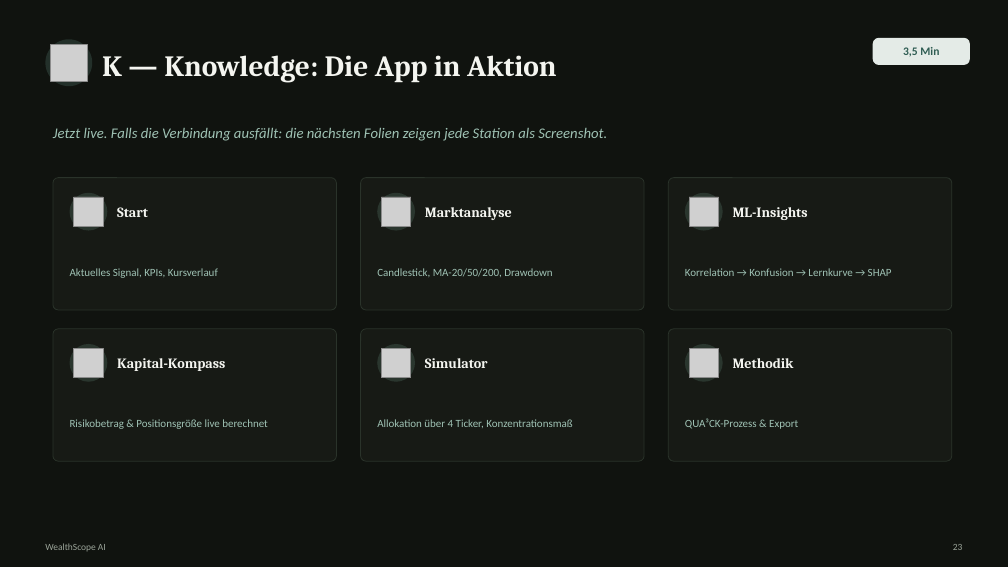
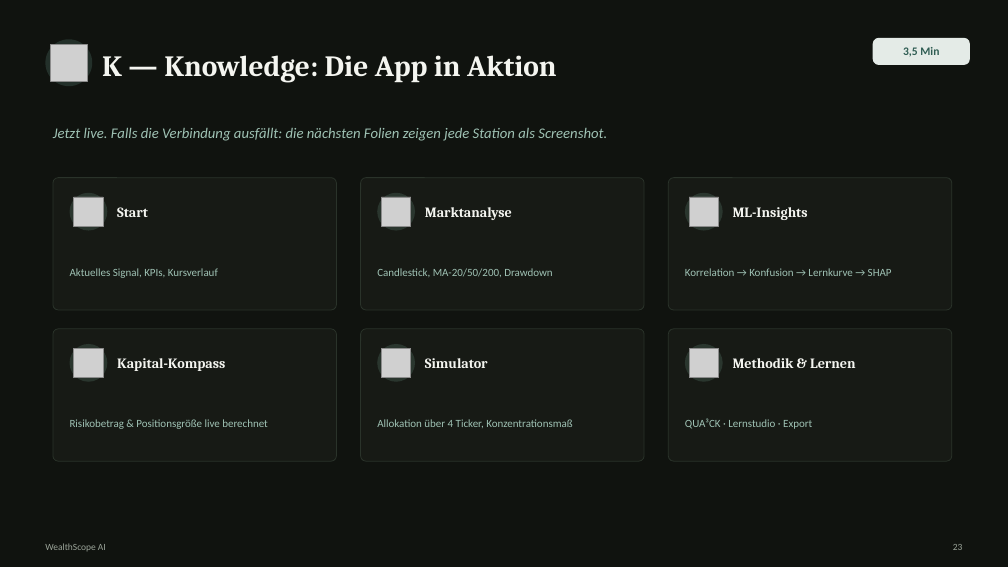
Before and after one commit to fedansoufiane-commits/forexscope-ai, a slide deck: slide 23 of Präsentation/WealthScope_Praesentation.pptx. Drawn at 1008x567 pixels with LibreOffice and Linux fonts; fonts in the diff are those of the drawing; grey boxes stand for pictures. Boxes give left, top, right and bottom in pixels: in the first picture for what was removed or moved away, otherwise in the second. Text is boxed around its words. In the diff, an @@ line names an element or a change of style, - is before the commit and + after.

```diff
--- a/Präsentation/WealthScope_Praesentation.pptx
+++ b/Präsentation/WealthScope_Praesentation.pptx
@@ text at bbox=[733, 358, 856, 368]: text changed @@
-Methodik
+Methodik & Lernen
@@ text at bbox=[685, 418, 812, 429]: text changed @@
-QUA³CK-Prozess & Export
+QUA³CK · Lernstudio · Export
```
Also in this commit, not shown: 29 other slides changed, 28 other files.
